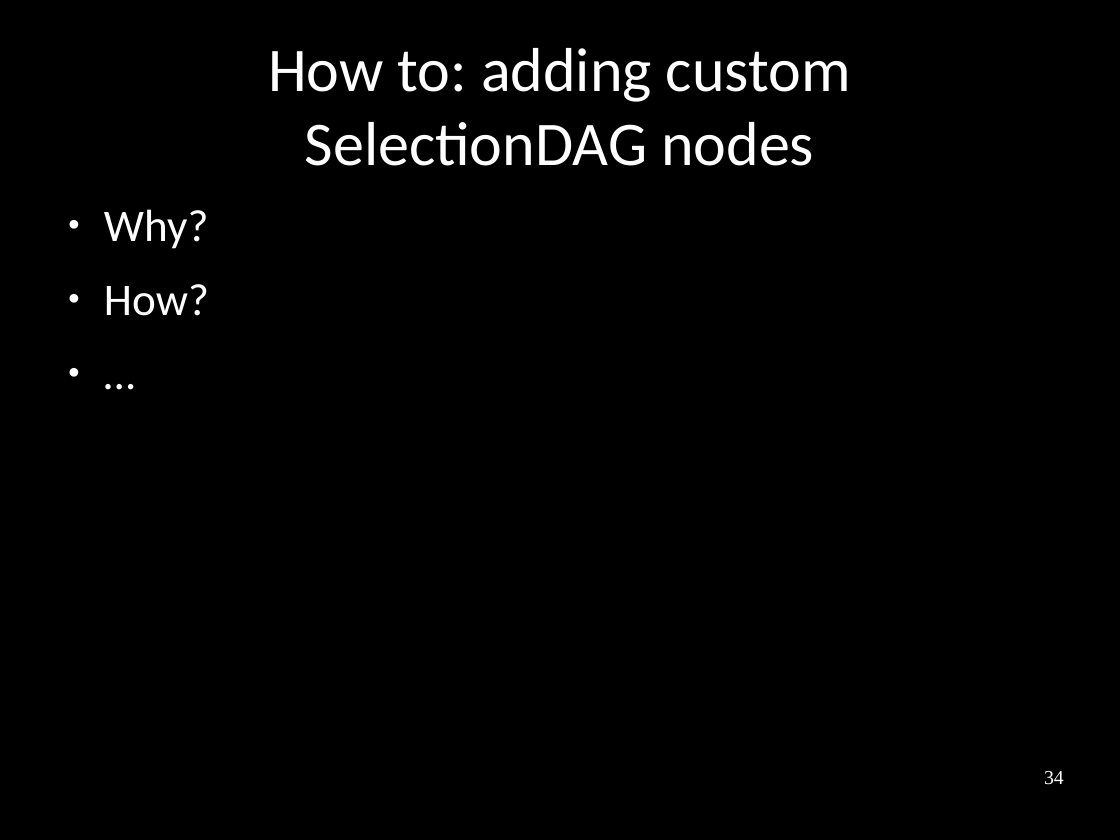
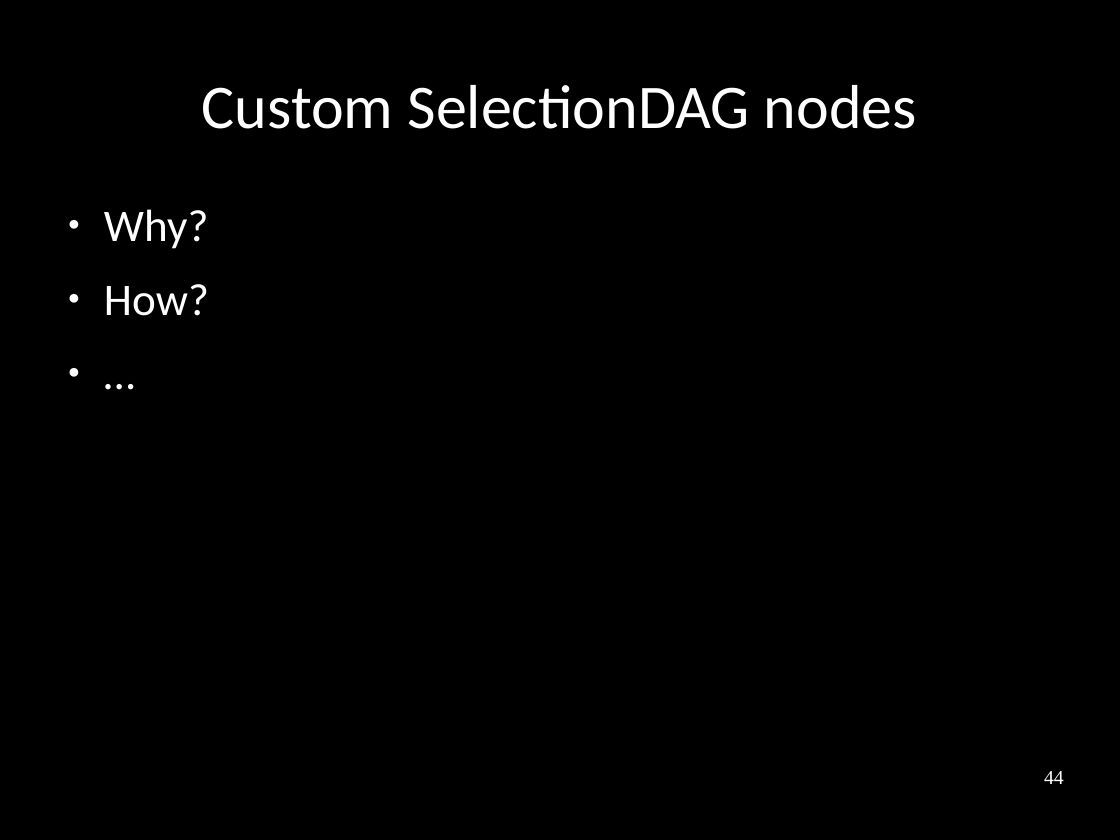
Before and after one commit to frasercrmck/llvm-leg, a slide deck: slide 44 of docs/Codeplay/Slides.odp (slide 34 before the commit). Drawn at 1120x840 pixels with LibreOffice and Linux fonts; fonts in the diff are those of the drawing. Boxes give left, top, right and bottom in pixels: in the first picture for what was removed or moved away, otherwise in the second. Text is boxed around its words. In the diff, an @@ line names an element or a change of style, - is before the commit and + after.

```diff
--- a/docs/Codeplay/Slides.odp
+++ b/docs/Codeplay/Slides.odp
@@ title at <box>202,85,917,129</box>: text changed @@
-How to: adding custom
-SelectionDAG nodes
+Custom SelectionDAG nodes
@@ page number at <box>1044,771,1064,784</box>: text changed @@
-34
+44
```
Also in this commit, not shown: 10 other slides changed, 6 slides added, 3 slides removed.
